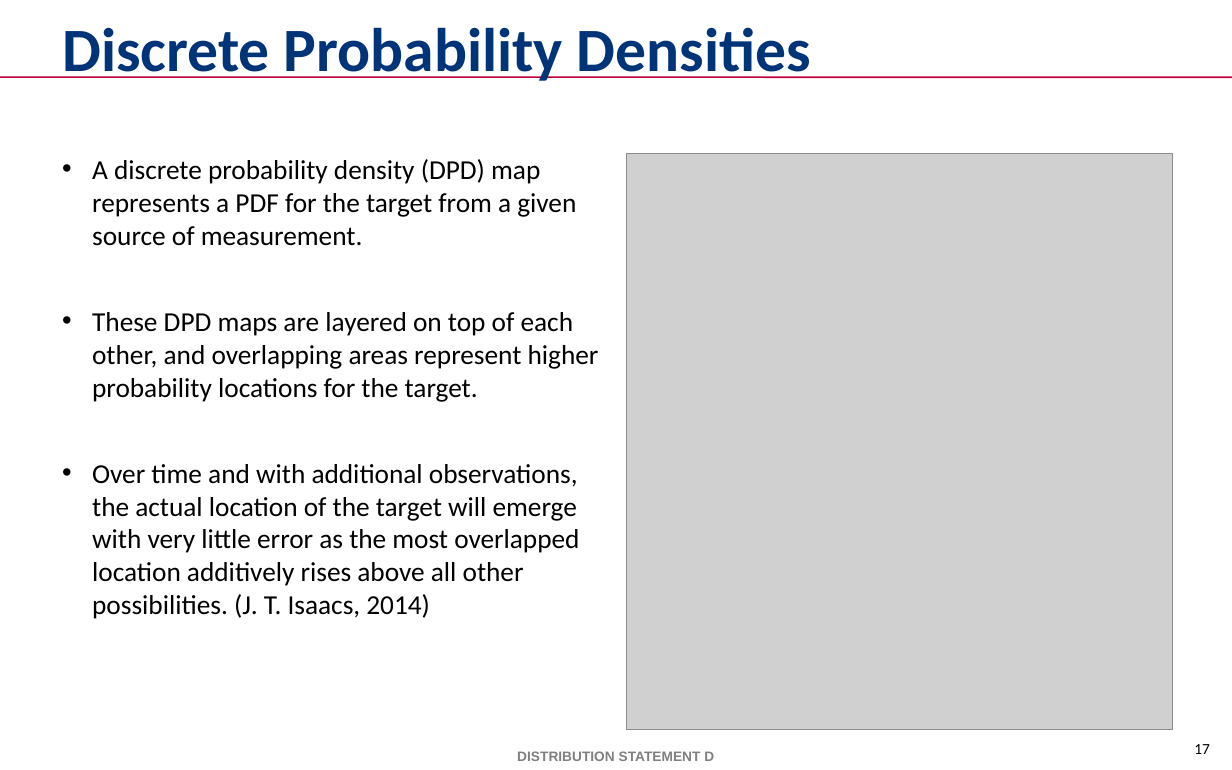
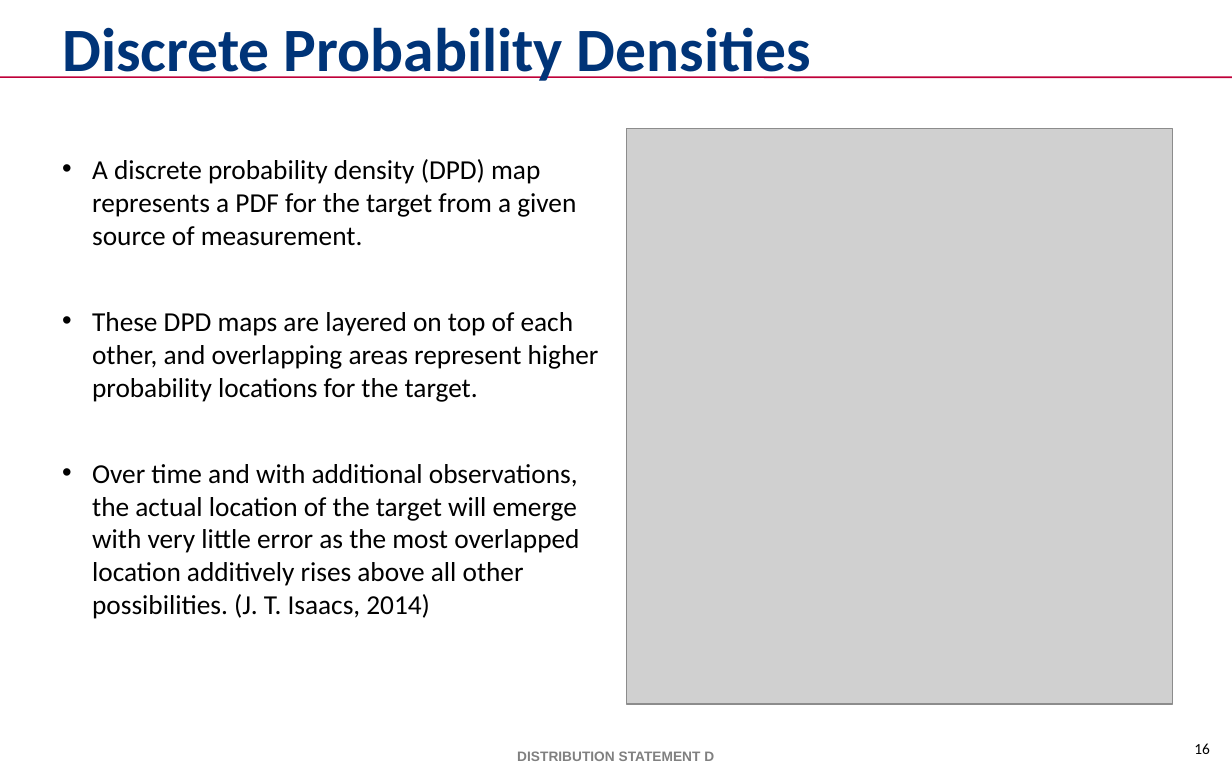
Before and after one commit to mikewkozak/IRE, a slide deck: slide 16 of Documentation/Thesis/Submission Draft/mkozak - Intent Recognition Engine.pptx (slide 17 before the commit). Drawn at 1232x770 pixels with LibreOffice and Linux fonts; fonts in the diff are those of the drawing; grey boxes stand for pictures; background and template pictures are left out. Boxes give left, top, right and bottom in pixels: in the first picture for what was removed or moved away, otherwise in the second. Text is boxed around its words. In the diff, an @@ line names an element or a change of style, - is before the commit and + after.

```diff
--- a/Documentation/Thesis/Submission Draft/mkozak - Intent Recognition Engine.pptx
+++ b/Documentation/Thesis/Submission Draft/mkozak - Intent Recognition Engine.pptx
@@ picture: place and size @@
-picture at [626, 154, 1172, 729]
+picture at [626, 128, 1172, 703]
@@ page number at [1194, 743, 1210, 754]: text changed @@
-17
+16
```
Also in this commit, not shown: 15 other slides changed, 2 slides added, 1 slide removed.
